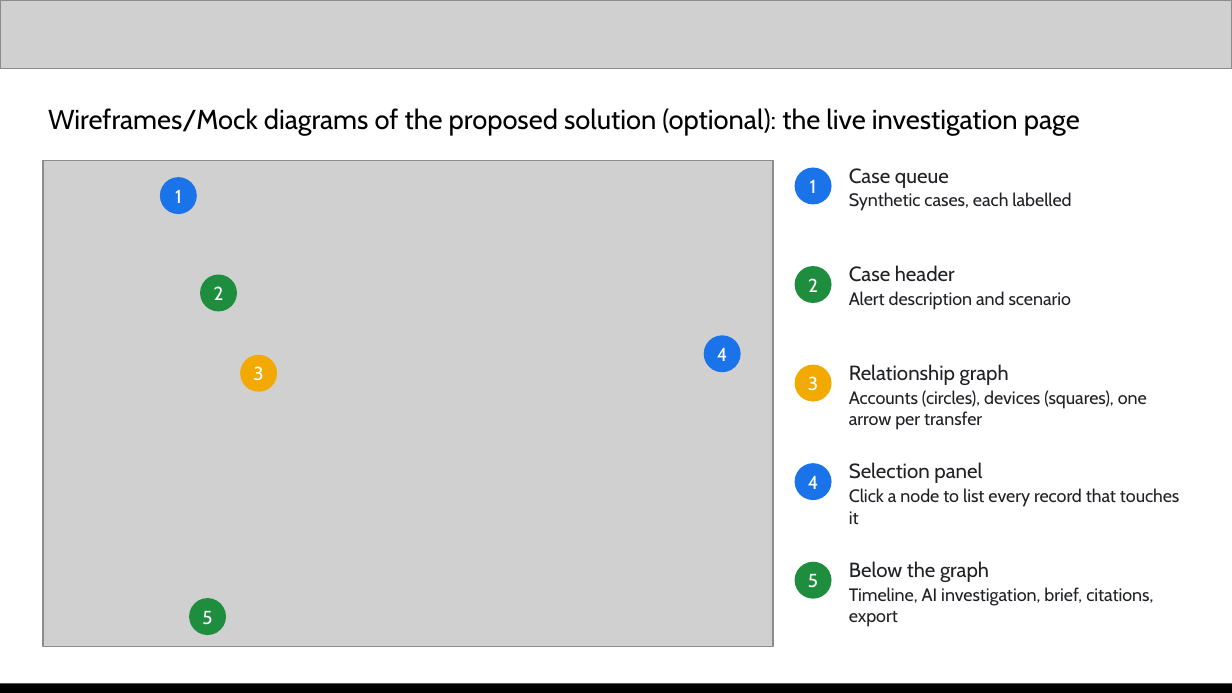
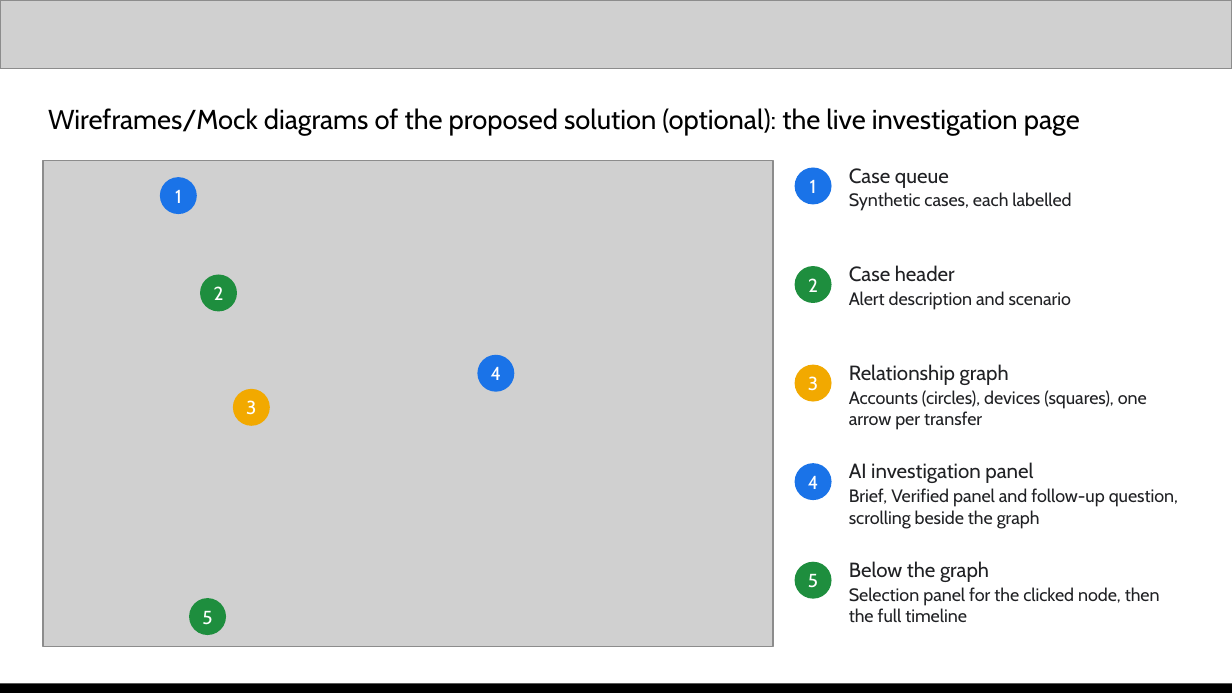
Before and after one commit to shieryl-ryle/traceguard, a slide deck: slide 6 of submission/TraceGuard-proposal.pptx. Drawn at 1232x693 pixels with LibreOffice and Linux fonts; fonts in the diff are those of the drawing; grey boxes stand for pictures. Boxes give left, top, right and bottom in pixels: in the first picture for what was removed or moved away, otherwise in the second. Text is boxed around its words. In the diff, an @@ line names an element or a change of style, - is before the commit and + after.

Commit message:
docs(TASK-007): deck, script and screenshots for the new UI (#20-#22)
Screenshots retaken on the side-by-side layout with the Verified panel and
follow-up question. Slide 4 adds the follow-up question; slide 6 callouts
match the new layout; slide 10 shows citation highlight, the full
Verified panel and an honest follow-up refusal; slide 12 drops the
now-built follow-up from future work; test count 168. Video script's
1:20-2:15 section covers verification and the follow-up refusal.

```diff
--- a/submission/TraceGuard-proposal.pptx
+++ b/submission/TraceGuard-proposal.pptx
@@ ellipse "4": place and size @@
-ellipse "4" at bbox=[703, 335, 740, 372]
+ellipse "4" at bbox=[478, 355, 515, 392]
@@ ellipse "3": place and size @@
-ellipse "3" at bbox=[240, 355, 277, 392]
+ellipse "3" at bbox=[233, 389, 270, 426]
@@ text at bbox=[849, 462, 1178, 529]: text changed @@
-Selection panel
-Click a node to list every record that touches it
+AI investigation panel
+Brief, Verified panel and follow-up question, scrolling beside the graph
@@ text at bbox=[849, 587, 1160, 623]: text changed @@
-Timeline, AI investigation, brief, citations, export
+Selection panel for the clicked node, then the full timeline
```
Also in this commit, not shown: 5 other slides changed, 1 slide added, 1 slide removed, 10 other files.
